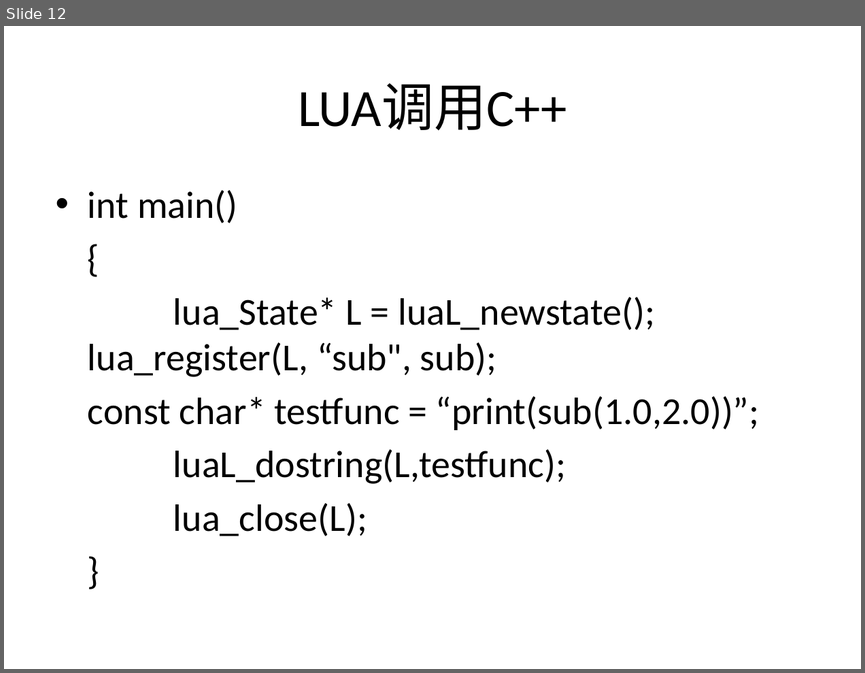
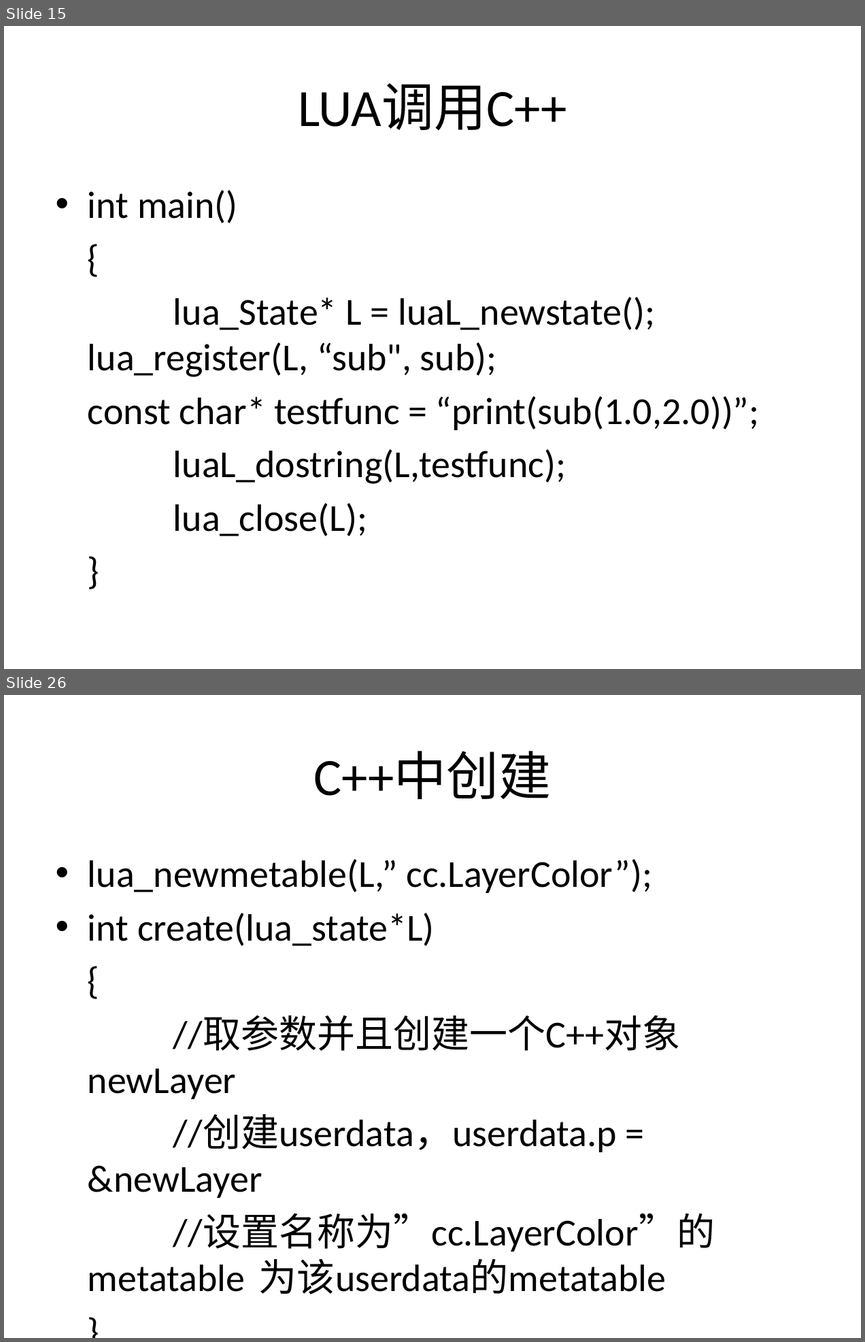
Before and after one commit to henryfung01/StreetFighter, a slide deck: lua1.pptx. Shown one above the other, each under a label of ours: slide 12 before the commit, slides 15 and 26 after it; the slides between them are not shown. The pictures are 865x673 and 865x1342 pixels, drawn with LibreOffice and Linux fonts; fonts in the diff are those of the drawing. Boxes give left, top, right and bottom in pixels: in the first picture for what was removed or moved away, otherwise in the second. Text is boxed around its words. In the diff, an @@ line names an element or a change of style, - is before the commit and + after.

```diff
--- a/lua1.pptx
+++ b/lua1.pptx
@@ slide 26 added at (4, 695, 861, 1338), background #FFFFFF @@
@@ title added at (313, 751, 551, 799), 44 pt, text #000000 @@
+C++中创建
@@ text added at (88, 859, 715, 1294), 32 pt, text #000000 @@
+• lua_newmetable(L,” cc.LayerColor”);
+• int create(lua_state*L)
+{
+//取参数并且创建一个C++对象newLayer
+//创建userdata，userdata.p = &newLayer
+//设置名称为”cc.LayerColor”的metatable 为该userdata的metatable
+}
@@ what was slide 12 is now slide 15 @@
```
Also in this commit, not shown: 10 slides changed, 25 other slides added, 12 slides removed.
